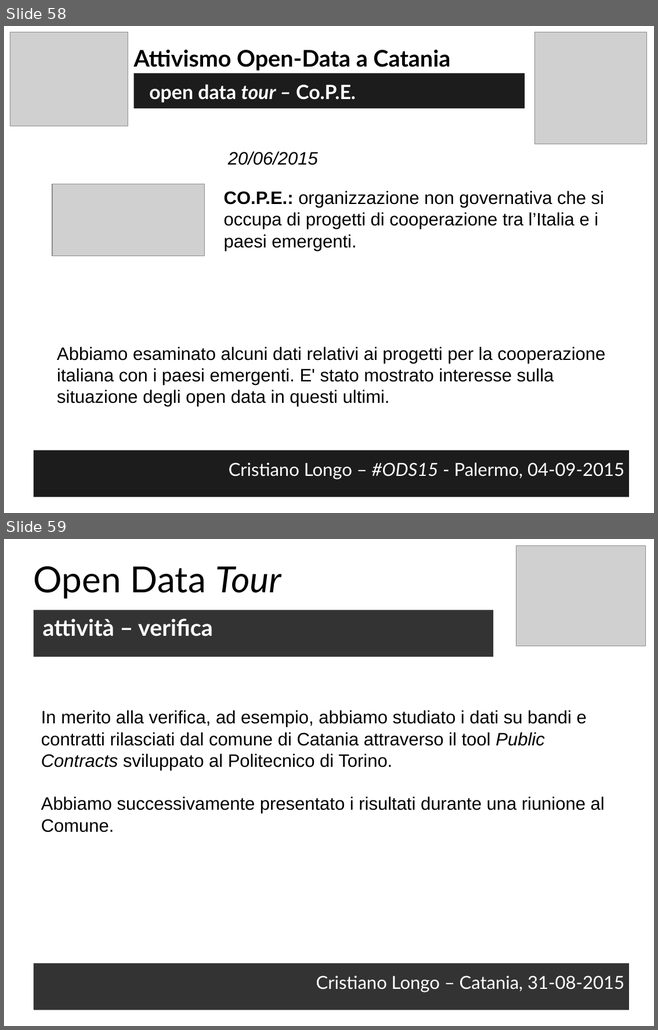
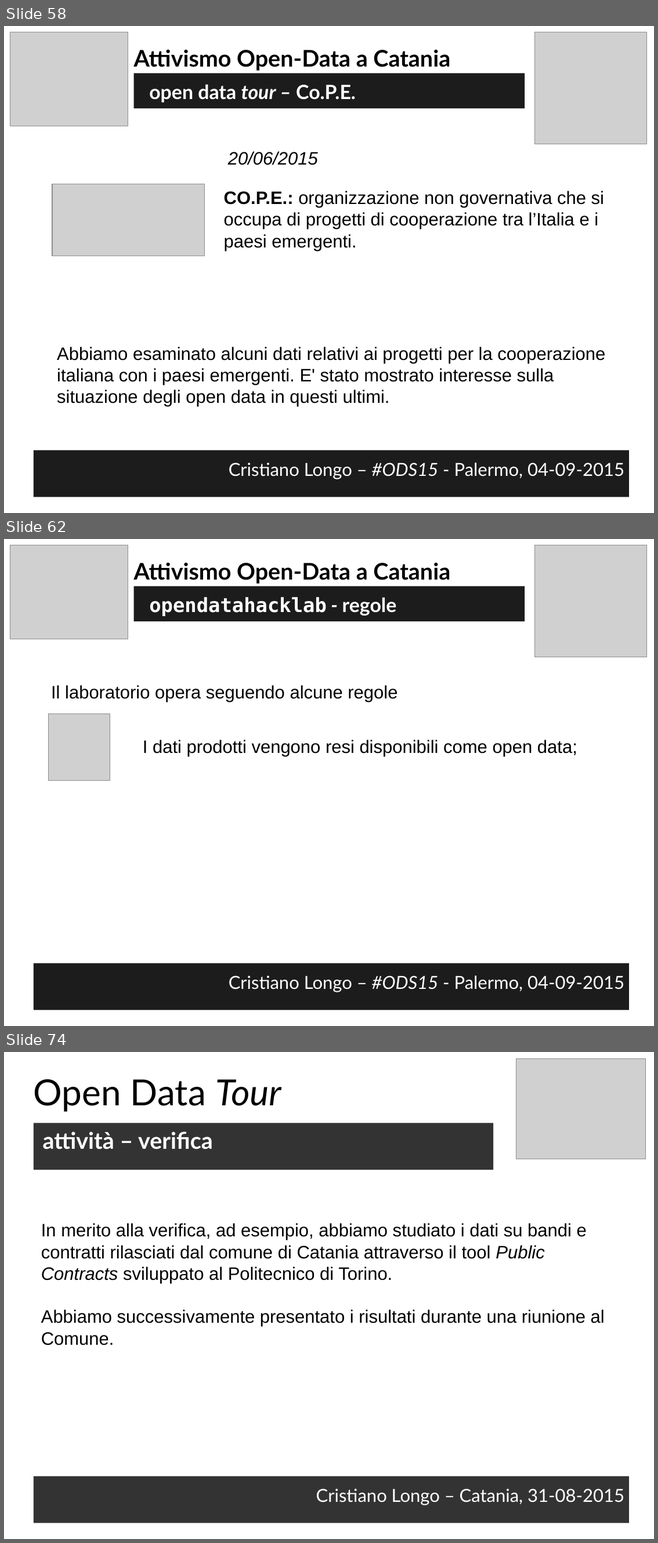
Before and after one commit to opendatahacklab/opendatahacklab.github.io, a slide deck: events/odt_ods15.odp. Shown one above the other, each under a label of ours: slides 58 and 59 before the commit, slides 58, 62 and 74 after it; the slides between them are not shown. The pictures are 658x1030 and 658x1543 pixels, drawn with LibreOffice and Linux fonts; fonts in the diff are those of the drawing; grey boxes stand for pictures. Boxes give left, top, right and bottom in pixels: in the first picture for what was removed or moved away, otherwise in the second. Text is boxed around its words. In the diff, an @@ line names an element or a change of style, - is before the commit and + after.

Commit message:
ods15 - opendatahacklab description incomplete

```diff
--- a/events/odt_ods15.odp
+++ b/events/odt_ods15.odp
@@ slide 62 added at (x1=4, y1=539, x2=654, y2=1026), background #FFFFFF @@
@@ picture added at (x1=10, y1=545, x2=128, y2=639) @@
@@ picture added at (x1=535, y1=545, x2=647, y2=657) @@
@@ text added at (x1=134, y1=562, x2=450, y2=584), 28 pt, text #000000, bold @@
+Attivismo Open-Data a Catania
@@ text added at (x1=134, y1=586, x2=524, y2=621), fill #1C1C1C, 24 pt, text #FFFFFF, bold @@
+opendatahacklab - regole
@@ text added at (x1=51, y1=685, x2=397, y2=703), 22 pt, text #000000 @@
+Il laboratorio opera seguendo alcune regole
@@ picture added at (x1=49, y1=714, x2=110, y2=781) @@
@@ text added at (x1=143, y1=740, x2=577, y2=757), 22 pt, text #000000 @@
+I dati prodotti vengono resi disponibili come open data;
@@ text added at (x1=34, y1=964, x2=629, y2=1010), fill #1C1C1C, 22 pt, text #FFFFFF @@
+Cristiano Longo – #ODS15 - Palermo, 04-09-2015
@@ what was slide 59 is now slide 74 @@
```
Also in this commit, not shown: 14 other slides added.
